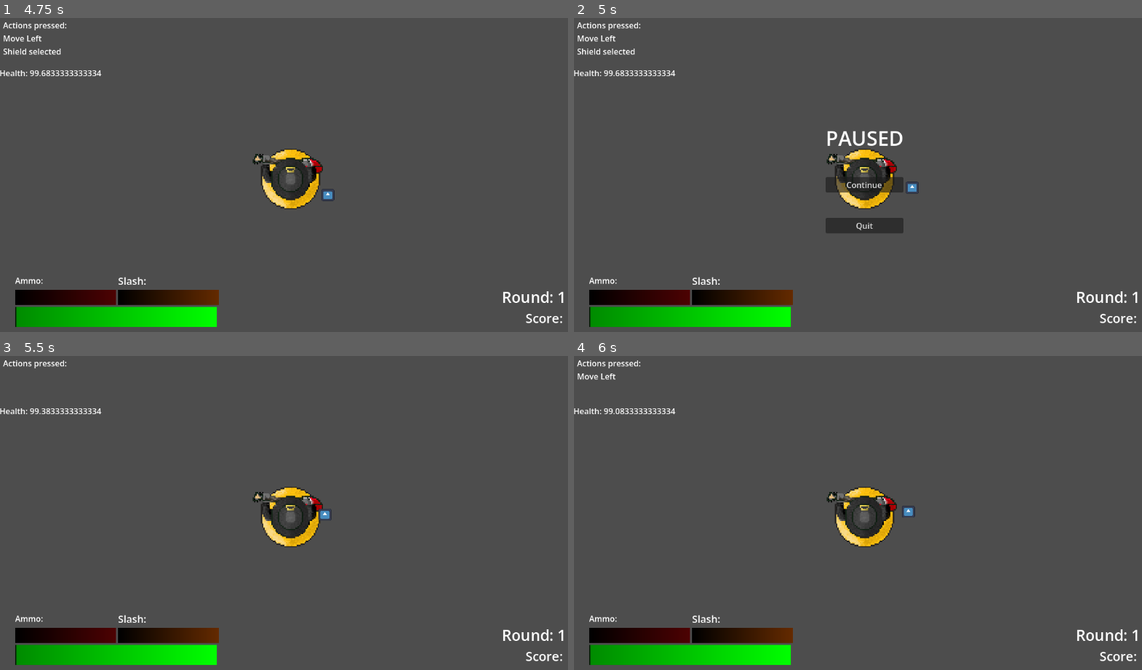
Above: before the commit, frames 1-4 (two rows, left to right).
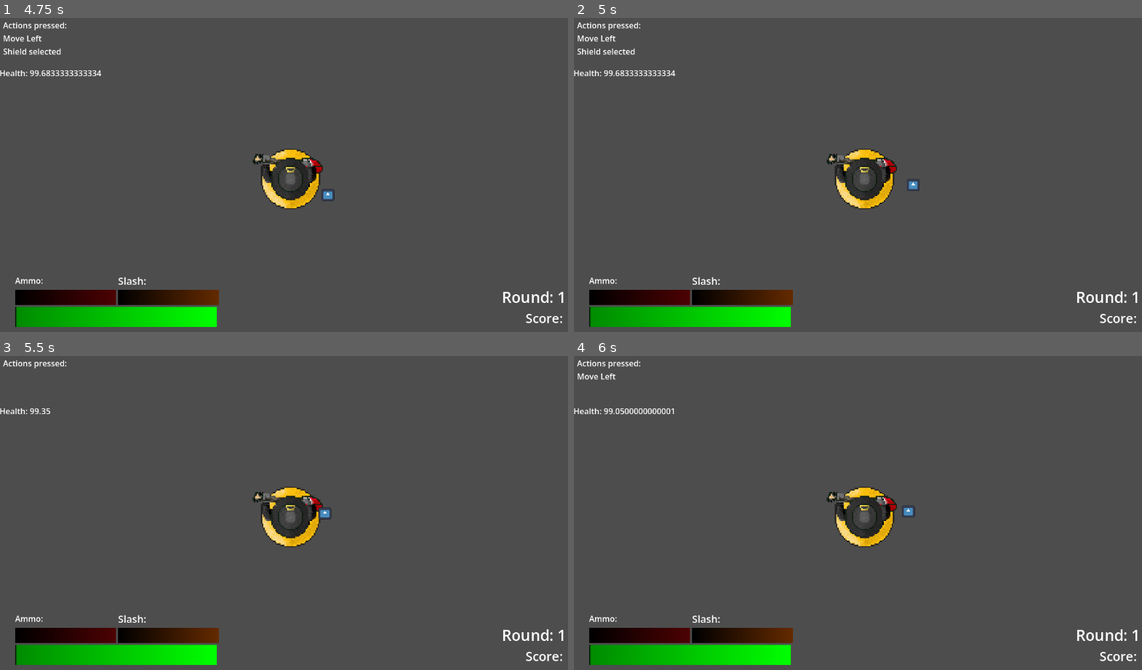
Above: after the commit, the same moments.

Repository: Rhyslan/GuitarBoard_Game
Game: Godot game, scene res://scenes/title/title_screen.tscn
The game is run twice, just before and just after one commit, with the same random seed, the same clock (stepped at 60 frames per second) and the same inputs. The engine's default icon, where the game draws it, is replaced by a stand-in: a white triangle on a blue panel in a dark square.
Inputs (mouse positions are in pixels of both pictures, inside the frame that each line leads up to):
- Up to frame 1 (4.75 s): click "Play" at 0.5 s; hold D (Right) 1.28-2.03 s; hold Left (Attack) 1.28-2.03 s; tap Space (Jump) at 1.52, 2.27, 3.77, 4.25, 4.52 s; tap Enter at 2 s; hold S (Down) 2.03-2.78 s; tap 2 (Beam) at 2.1 s; hold D (Right) 2.78-3.53 s; hold 4 (Dash) 2.78-3.53 s; hold W (Up) 3.53-4.28 s; tap 1 (Gun) at 3.6 s; hold A (Left) from 4.28 s (still down); hold 5 (Shield) from 4.28 s (still down)
- Up to frame 2 (5 s): keep holding A (Left); keep holding 5 (Shield); tap Escape (Pause, bound only before the commit) at 4.9 s
- Up to frame 3 (5.5 s): release A (Left) at 5 s; release 5 (Shield) at 5 s; click (289, 522) at 5 s, where only the run before the commit has a clickable "Continue"
- Up to frame 4 (6 s): hold A (Left) from 5.78 s (still down); tap 3 (Slash) at 5.85 s

Frame 1 is identical in both runs. In frame 2, 1.4% of the frame differs, in the area x 44-61%, y 35-69%; in frame 3, 0.1%; in frame 4, 0.1%.

Commit message:
Revert "Merge pull request #3 from Rhyslan/pause_menu_ts"
This reverts commit 6a1e862123e7abaa8ce7bcfb0d51d605f9ce4d45, reversing
changes made to 0d32f332244d67b4aba1121274577a99c13aa3ed.

Diff:
--- a/guitar-board/entities/player/beam.tscn
+++ b/guitar-board/entities/player/beam.tscn
@@ -1,7 +1,7 @@
 [gd_scene format=3 uid="uid://dpydk6uympif0"]
 
 [ext_resource type="Script" uid="uid://dy76fbmv72act" path="res://entities/player/beam.gd" id="1_7u0ro"]
-[ext_resource type="Texture2D" uid="uid://b3gnxabljblmq" path="res://assets/attacks/beam.png" id="2_idiqm"]
+[ext_resource type="Texture2D" uid="uid://jv7a3pd1clyc" path="res://assets/player/actions/beam.png" id="2_idiqm"]
 
 [sub_resource type="RectangleShape2D" id="RectangleShape2D_idiqm"]
 size = Vector2(80, 80)
--- a/guitar-board/entities/player/bullet.tscn
+++ b/guitar-board/entities/player/bullet.tscn
@@ -1,7 +1,7 @@
 [gd_scene format=3 uid="uid://bhmf7u255m5s6"]
 
 [ext_resource type="Script" uid="uid://ddmnlidojtchn" path="res://entities/player/bullet.gd" id="1_2qgwa"]
-[ext_resource type="Texture2D" uid="uid://bxb4828pdw3v" path="res://assets/attacks/bullet.png" id="2_leoqw"]
+[ext_resource type="Texture2D" uid="uid://djjrjpy3oxj0w" path="res://assets/player/actions/bullet.png" id="2_2qgwa"]
 
 [sub_resource type="RectangleShape2D" id="RectangleShape2D_uai0c"]
 size = Vector2(24, 49)
--- a/guitar-board/entities/player/player.gd
+++ b/guitar-board/entities/player/player.gd
@@ -1,7 +1,5 @@
 extends CharacterBody2D
 
-signal pause_pressed()
-signal game_over_signal()
 
 @export var Bullet : PackedScene
 
@@ -68,10 +66,6 @@
 	else:
 		$Beam.set_is_casting(false)
 
-	# Pause
-	if Input.is_action_pressed("Pause"):
-		pause_pressed.emit()
-
 func jump():
 	print("jumped")
 
@@ -98,6 +92,8 @@
 func reload():
 	print("Starting reload")
 
+
+
 func get_hit(health_lost):
 	health-=health_lost
 
@@ -105,10 +101,11 @@
 		game_over()
 
 
-# Sends Game Over signal, which UI uses to pause game and bring up GameOverMenu
+
+#game over (temp)
 func game_over():
 	health = 0
-	game_over_signal.emit()
+	print("Game Over!")
 
 
 func _physics_process(delta: float) -> void:
--- a/guitar-board/entities/player/slash.tscn
+++ b/guitar-board/entities/player/slash.tscn
@@ -1,7 +1,7 @@
 [gd_scene format=3 uid="uid://46e1880n55v4"]
 
 [ext_resource type="Script" uid="uid://dxwbwlajqkn0t" path="res://entities/player/slash.gd" id="1_mvm5g"]
-[ext_resource type="Texture2D" uid="uid://cdjqia8mk0pyc" path="res://assets/attacks/slash.png" id="2_ii8qm"]
+[ext_resource type="Texture2D" uid="uid://cpkc74hd3lnl0" path="res://assets/player/actions/slash.png" id="2_mvm5g"]
 
 [node name="Slash" type="Area2D" unique_id=2007548748]
 collision_layer = 2
--- a/guitar-board/project.godot
+++ b/guitar-board/project.godot
@@ -102,11 +102,6 @@
 , Object(InputEventKey,"resource_local_to_scene":false,"resource_name":"","device":-1,"window_id":0,"alt_pressed":false …(183 unchanged characters)…
 ]
 }
-Pause={
-"deadzone": 0.2,
-"events": [Object(InputEventKey,"resource_local_to_scene":false,"resource_name":"","device":-1,"window_id":0,"alt_pressed":false,"shift_pressed":false,"ctrl_pressed":false,"meta_pressed":false,"pressed":false,"keycode":0,"physical_keycode":4194305,"key_label":0,"unicode":0,"location":0,"echo":false,"script":null)
-]
-}
 
 [physics]
 
--- a/guitar-board/scenes/test/test.gd
+++ b/guitar-board/scenes/test/test.gd
@@ -41,14 +41,11 @@
 		input_list += "Activating selection\n"
 	if Input.is_action_pressed("Reload"):
 		input_list += "Reloading\n"
-	# Pausing
-	if Input.is_action_pressed("Pause"):
-		input_list += "Game paused\n"
 
 	$CanvasLayer/UI/Label.text = input_list
 	$CanvasLayer/UI/Health.text = "Health: " + str(player.health)
 
-	# Round timer updates, after 30 seconds round updates
+	# Round timer updates, after 60 seconds round updates
 	round_timer += delta
 	if round_timer >= 30:
 		round_timer = 0
--- a/guitar-board/scenes/test/test.tscn
+++ b/guitar-board/scenes/test/test.tscn
@@ -202,81 +202,11 @@
 theme_override_font_sizes/font_size = 25
 text = "Score: "
 
-[node name="PauseMenu" type="CenterContainer" parent="CanvasLayer/UI" unique_id=455914564]
-process_mode = 2
-custom_minimum_size = Vector2(500, 300)
-layout_mode = 1
-anchors_preset = 8
-anchor_left = 0.5
-anchor_top = 0.5
-anchor_right = 0.5
-anchor_bottom = 0.5
-offset_left = -20.0
-offset_top = -20.0
-offset_right = 20.0
-offset_bottom = 20.0
-grow_horizontal = 2
-grow_vertical = 2
-
-[node name="VBoxContainer" type="VBoxContainer" parent="CanvasLayer/UI/PauseMenu" unique_id=140075444]
-layout_mode = 2
-theme_override_constants/separation = 50
-alignment = 1
-
-[node name="Label" type="Label" parent="CanvasLayer/UI/PauseMenu/VBoxContainer" unique_id=1503920248]
-layout_mode = 2
-theme_override_font_sizes/font_size = 40
-text = "PAUSED"
-horizontal_alignment = 1
-
-[node name="UnpauseButton" type="Button" parent="CanvasLayer/UI/PauseMenu/VBoxContainer" unique_id=719933735]
-layout_mode = 2
-text = "Continue"
-
-[node name="QuitButton" type="Button" parent="CanvasLayer/UI/PauseMenu/VBoxContainer" unique_id=909247421]
-layout_mode = 2
-text = "Quit"
-
-[node name="GameOverMenu" type="CenterContainer" parent="CanvasLayer/UI" unique_id=1064833823]
-process_mode = 2
-custom_minimum_size = Vector2(500, 300)
-layout_mode = 1
-anchors_preset = 8
-anchor_left = 0.5
-anchor_top = 0.5
-anchor_right = 0.5
-anchor_bottom = 0.5
-offset_left = -20.0
-offset_top = -20.0
-offset_right = 20.0
-offset_bottom = 20.0
-grow_horizontal = 2
-grow_vertical = 2
-
-[node name="VBoxContainer" type="VBoxContainer" parent="CanvasLayer/UI/GameOverMenu" unique_id=2085418354]
-layout_mode = 2
-theme_override_constants/separation = 50
-alignment = 1
-
-[node name="Label" type="Label" parent="CanvasLayer/UI/GameOverMenu/VBoxContainer" unique_id=1707534852]
-layout_mode = 2
-theme_override_font_sizes/font_size = 40
-text = "GAME OVER"
-horizontal_alignment = 1
-
-[node name="RetryButton" type="Button" parent="CanvasLayer/UI/GameOverMenu/VBoxContainer" unique_id=476042211]
-layout_mode = 2
-text = "Retry"
-
-[node name="QuitButton" type="Button" parent="CanvasLayer/UI/GameOverMenu/VBoxContainer" unique_id=1874339160]
-layout_mode = 2
-text = "Quit"
-
 [node name="Timer" type="Timer" parent="." unique_id=1950464140]
 wait_time = 2.0
 autostart = true
 
-[node name="SpawnTimer" type="Timer" parent="." unique_id=536985016]
+[node name="SpawnTimer" type="Timer" parent="." unique_id=1013203427]
 autostart = true
 script = ExtResource("4_51e2l")
 
@@ -285,6 +215,4 @@
 
 [connection signal="round_change" from="." to="CanvasLayer/UI" method="_on_test_round_change"]
 [connection signal="round_change" from="." to="SpawnTimer" method="_on_round_change"]
-[connection signal="game_over_signal" from="Player" to="CanvasLayer/UI" method="_on_player_game_over_signal"]
-[connection signal="pause_pressed" from="Player" to="CanvasLayer/UI" method="_on_player_pause_pressed"]
 [connection signal="timeout" from="SpawnTimer" to="." method="_on_timer_timeout"]
--- a/guitar-board/scenes/test/ui.gd
+++ b/guitar-board/scenes/test/ui.gd
@@ -11,15 +11,6 @@
 var round_tracker
 var score_tracker
 
-# Pause menu
-var pause_menu
-var unpause_button
-var quit_button
-# Game over menu
-var game_over_menu
-var retry_button
-var go_quit_button
-
 # Called when the node enters the scene tree for the first time.
 func _ready():
 	# Get the resource nodes to prepare to change their values
@@ -32,21 +23,6 @@
 	round_tracker = get_node("RoundScore/VBoxContainer/Round")
 	round_tracker.text = "Round: 1"
 
-	# Get pause menu ready
-	pause_menu = get_node("PauseMenu")
-	unpause_button = get_node("PauseMenu/VBoxContainer/UnpauseButton")
-	quit_button = get_node("PauseMenu/VBoxContainer/QuitButton")
-	unpause_button.pressed.connect(_unpause)
-	quit_button.pressed.connect(_quit)
-	pause_menu.hide()
-	# Get game over menu ready, same structure
-	game_over_menu = get_node("GameOverMenu")
-	retry_button = get_node("GameOverMenu/VBoxContainer/RetryButton")
-	go_quit_button = get_node("GameOverMenu/VBoxContainer/QuitButton")
-	retry_button.pressed.connect(_retry)
-	go_quit_button.pressed.connect(_quit)
-	game_over_menu.hide()
-
 # TODO: Change UI values to match game values, i.e. health_bar.value = Player Health
 # Called every frame. 'delta' is the elapsed time since the previous frame.
 func _process(delta):
@@ -54,24 +30,3 @@
 
 func _on_test_round_change(new_round):
 	round_tracker.text = "Round: " + str(new_round)
-
-func _on_player_pause_pressed() -> void:
-	get_tree().paused = true
-	pause_menu.show()
-
-func _on_player_game_over_signal() -> void:
-	get_tree().paused = true
-	game_over_menu.show()
-
-func _unpause():
-	pause_menu.hide()
-	get_tree().paused = false
-
-func _retry():
-	get_tree().paused = false
-	get_tree().reload_current_scene()
-
-func _quit():
-	# Has to unpause otherwise gets stuck on title screen
-	get_tree().paused = false
-	get_tree().change_scene_to_file("res://scenes/title/title_screen.tscn")
Binary file removed: guitar-board/assets/attacks/beam.png
Not shown, removed: guitar-board/assets/attacks/beam.png.import
Binary file removed: guitar-board/assets/attacks/bullet.png
Not shown, removed: guitar-board/assets/attacks/bullet.png.import
Binary file removed: guitar-board/assets/attacks/jump.png
Not shown, removed: guitar-board/assets/attacks/jump.png.import
Binary file removed: guitar-board/assets/attacks/shield.png
Not shown, removed: guitar-board/assets/attacks/shield.png.import
Binary file removed: guitar-board/assets/attacks/slash.png
Not shown, removed: guitar-board/assets/attacks/slash.png.import
